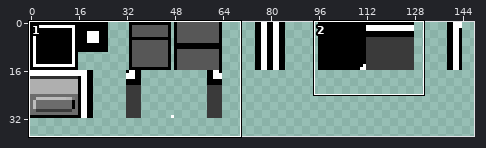
Sprite sheet -- atlas.png. The picture above shows the old version from afar; the outline marks the close-up.
Close-up. First the earlier version:
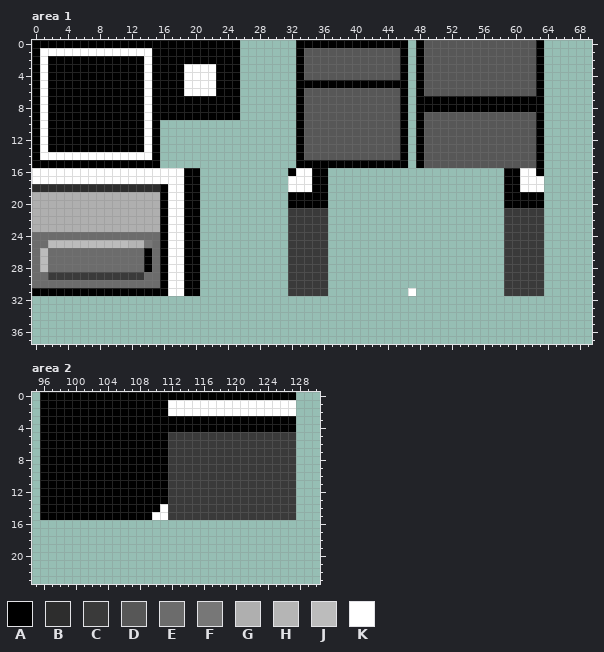
The file is 160x160 pixels. Colours within 5 levels of each other are drawn and written as one. Shown: area 1: x 0..69, y 0..37; area 2: x 95..130, y 0..23. The wide view leaves out empty margins.
Palette (. is transparent): A #000000  B #2d2d2d  C #3a3a3a  D #575757  E #6c6c6c  F #777777  G #afafaf  H #b5b5b5  J #bcbcbc  K #ffffff
Pixels before, area 1 (only the part around the change), first column x 0:
 0 AAAAAAAAAAAAAAAAAAAAAAAAAA.......AAAAAAAAAAAAAA.ADDDDDDDDDDDDDDA......
 1 AKKKKKKKKKKKKKKAAAAAAAAAAA.......ADDDDDDDDDDDDA.ADDDDDDDDDDDDDDA......
 2 AKAAAAAAAAAAAAKAAAAAAAAAAA.......ADDDDDDDDDDDDA.ADDDDDDDDDDDDDDA......
 3 AKAAAAAAAAAAAAKAAAAKKKKAAA.......ADDDDDDDDDDDDA.ADDDDDDDDDDDDDDA......
 4 AKAAAAAAAAAAAAKAAAAKKKKAAA.......ADDDDDDDDDDDDA.ADDDDDDDDDDDDDDA......
 5 AKAAAAAAAAAAAAKAAAAKKKKAAA.......AAAAAAAAAAAAAA.ADDDDDDDDDDDDDDA......
 6 AKAAAAAAAAAAAAKAAAAKKKKAAA.......ADDDDDDDDDDDDA.ADDDDDDDDDDDDDDA......
 7 AKAAAAAAAAAAAAKAAAAAAAAAAA.......ADDDDDDDDDDDDA.AAAAAAAAAAAAAAAA......
 8 AKAAAAAAAAAAAAKAAAAAAAAAAA.......ADDDDDDDDDDDDA.AAAAAAAAAAAAAAAA......
 9 AKAAAAAAAAAAAAKAAAAAAAAAAA.......ADDDDDDDDDDDDA.ADDDDDDDDDDDDDDA......
10 AKAAAAAAAAAAAAKA.................ADDDDDDDDDDDDA.ADDDDDDDDDDDDDDA......
11 AKAAAAAAAAAAAAKA.................ADDDDDDDDDDDDA.ADDDDDDDDDDDDDDA......
12 AKAAAAAAAAAAAAKA.................ADDDDDDDDDDDDA.ADDDDDDDDDDDDDDA......
13 AKAAAAAAAAAAAAKA.................ADDDDDDDDDDDDA.ADDDDDDDDDDDDDDA......
14 AKKKKKKKKKKKKKKA.................ADDDDDDDDDDDDA.ADDDDDDDDDDDDDDA......
15 AAAAAAAAAAAAAAAA.................AAAAAAAAAAAAAA.ADDDDDDDDDDDDDDA......
16 KKKKKKKKKKKKKKKKKKKAA...........AKKAA......................AAKKA......
17 KKKKKKKKKKKKKKKKKKKAA...........KKKAA......................AAKKK......
18 BBBBBBBBBBBBBBBBAKKAA...........KKKAA......................AAKKK......
19 GGGGGGGGGGGGGGGGAKKAA...........AAAAA......................AAAAA......
20 GGGGGGGGGGGGGGGGAKKAA...........AAAAA......................AAAAA......
21 GGGGGGGGGGGGGGGGAKKAA...........CCCCC......................CCCCC......
22 GGGGGGGGGGGGGGGGAKKAA...........CCCCC......................CCCCC......
23 GGGGGGGGGGGGGGGGAKKAA...........CCCCC......................CCCCC......
24 EEEEEEEEEEEEEEEEAKKAA...........CCCCC......................CCCCC......
25 EEJJJJJJJJJJHHFEAKKAA...........CCCCC......................CCCCC......
26 EJEEEEEEEEEEEEAEAKKAA...........CCCCC......................CCCCC......
27 EJEEEEEEEEEEEEAEAKKAA...........CCCCC......................CCCCC......
28 EJEEEEEEEEEEEEAEAKKAA...........CCCCC......................CCCCC......
29 EECCCCCCCCCCCCEEAKKAA...........CCCCC......................CCCCC......
30 EEEEEEEEEEEEEEEEAKKAA...........CCCCC......................CCCCC......
31 AAAAAAAAAAAAAAAAAKKAA...........CCCCC..........K...........CCCCC......
32 ......................................................................
33 ......................................................................
34 ......................................................................
35 ......................................................................
36 ......................................................................
37 ......................................................................
Pixels before, area 2, first column x 96:
 0 AAAAAAAAAAAAAAAAAAAAAAAAAAAAAAAA
 1 AAAAAAAAAAAAAAAAKKKKKKKKKKKKKKKK
 2 AAAAAAAAAAAAAAAAKKKKKKKKKKKKKKKK
 3 AAAAAAAAAAAAAAAAAAAAAAAAAAAAAAAA
 4 AAAAAAAAAAAAAAAAAAAAAAAAAAAAAAAA
 5 AAAAAAAAAAAAAAAACCCCCCCCCCCCCCCC
 6 AAAAAAAAAAAAAAAACCCCCCCCCCCCCCCC
 7 AAAAAAAAAAAAAAAACCCCCCCCCCCCCCCC
 8 AAAAAAAAAAAAAAAACCCCCCCCCCCCCCCC
 9 AAAAAAAAAAAAAAAACCCCCCCCCCCCCCCC
10 AAAAAAAAAAAAAAAACCCCCCCCCCCCCCCC
11 AAAAAAAAAAAAAAAACCCCCCCCCCCCCCCC
12 AAAAAAAAAAAAAAAACCCCCCCCCCCCCCCC
13 AAAAAAAAAAAAAAAACCCCCCCCCCCCCCCC
14 AAAAAAAAAAAAAAAKCCCCCCCCCCCCCCCC
15 AAAAAAAAAAAAAAKKCCCCCCCCCCCCCCCC
The result:
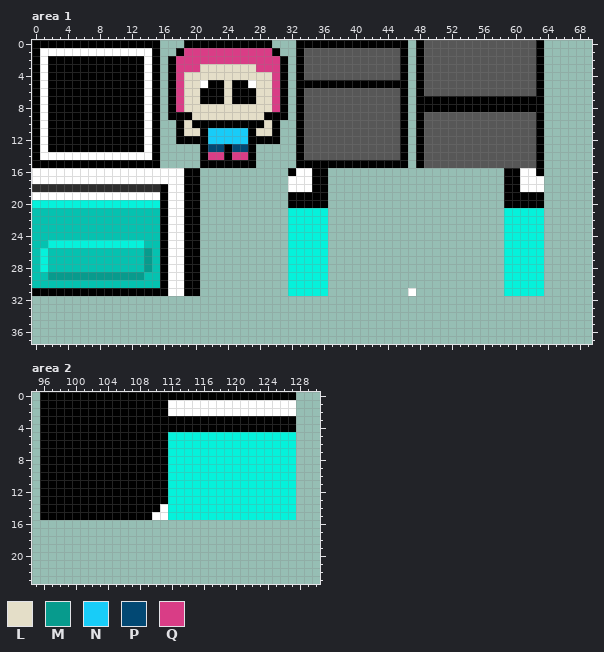
Colours new in this view: L #e4dec8  M #079b8d  N #18ccf8  P #024873  Q #d93d86
The exact change:
{"colour":"C","old":"#3a3a3a","new":"#05f2db"}
{"colour":"E","old":"#6c6c6c","new":"#05c2b0"}
{"where": "area 1"}
{"y":0,"x":16,"old":"AAA","new":"..."}
{"y":0,"x":26,"old":"....","new":"AAAA"}
{"y":1,"x":16,"old":"AA","new":".."}
{"y":1,"x":19,"old":"AAAAAAA.....","new":"QQQQQQQQQQQA"}
{"y":2,"x":16,"old":"A","new":"."}
{"y":2,"x":18,"old":"AAAAAAAA......","new":"QQQQQQQQQQQQQA"}
{"y":3,"x":16,"old":"A","new":"."}
{"y":3,"x":18,"old":"AKKKKAAA......","new":"QQQLLLLLLLQQQA"}
{"y":4,"x":16,"old":"A","new":"."}
{"y":4,"x":18,"old":"AKKKKAAA......","new":"QLLLLLLLLLLLQA"}
{"y":5,"x":16,"old":"A","new":"."}
{"y":5,"x":18,"old":"AKK","new":"QLL"}
{"y":5,"x":22,"old":"K","new":"A"}
{"y":5,"x":24,"old":"A","new":"L"}
{"y":5,"x":26,"old":"......","new":"AKLLQA"}
{"y":6,"x":16,"old":"A","new":"."}
{"y":6,"x":18,"old":"AKKKK","new":"QLLAA"}
{"y":6,"x":24,"old":"A","new":"L"}
{"y":6,"x":26,"old":"......","new":"AALLQA"}
{"y":7,"x":16,"old":"A","new":"."}
{"y":7,"x":18,"old":"AAA","new":"QLL"}
{"y":7,"x":24,"old":"A","new":"L"}
{"y":7,"x":26,"old":"......","new":"AALLQA"}
{"y":8,"x":16,"old":"A","new":"."}
{"y":8,"x":18,"old":"AAAAAAAA......","new":"QLLLLLLLLLLLQA"}
{"y":9,"x":16,"old":"A","new":"."}
{"y":9,"x":20,"old":"AAAAAA......","new":"LLLLLLLLLAAA"}
{"y":10,"x":18,"old":".............","new":"ALAAAAAAAAALA"}
{"y":11,"x":18,"old":".............","new":"ALLANNNNNALLA"}
{"y":12,"x":18,"old":".............","new":"AAAANNNNNAAAA"}
{"y":13,"x":21,"old":".......","new":"APPAPPA"}
{"y":14,"x":21,"old":".......","new":"AQQAQQA"}
{"y":15,"x":21,"old":".......","new":"AAAAAAA"}
{"y":19,"x":0,"old":"GGGGGGGGGGGGGGGG","new":"KKKKKKKKKKKKKKKK"}
{"y":20,"x":0,"old":"GGGGGGGGGGGGGGGG","new":"CCCCCCCCCCCCCCCC"}
{"y":21,"x":0,"old":"GGGGGGGGGGGGGGGG","new":"EEEEEEEEEEEEEEEE"}
{"y":22,"x":0,"old":"GGGGGGGGGGGGGGGG","new":"EEEEEEEEEEEEEEEE"}
{"y":23,"x":0,"old":"GGGGGGGGGGGGGGGG","new":"EEEEEEEEEEEEEEEE"}
{"y":25,"x":2,"old":"JJJJJJJJJJHHF","new":"CCCCCCCCCCCCE"}
{"y":26,"x":1,"old":"J","new":"C"}
{"y":26,"x":14,"old":"A","new":"M"}
{"y":27,"x":1,"old":"J","new":"C"}
{"y":27,"x":14,"old":"A","new":"M"}
{"y":28,"x":1,"old":"J","new":"C"}
{"y":28,"x":14,"old":"A","new":"M"}
{"y":29,"x":2,"old":"CCCCCCCCCCCC","new":"MMMMMMMMMMMM"}
